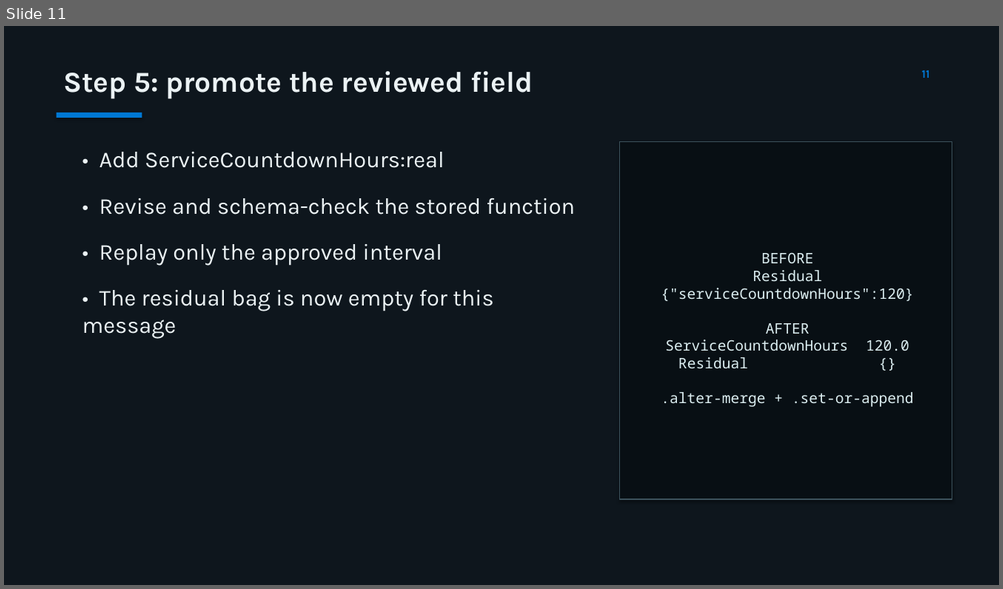
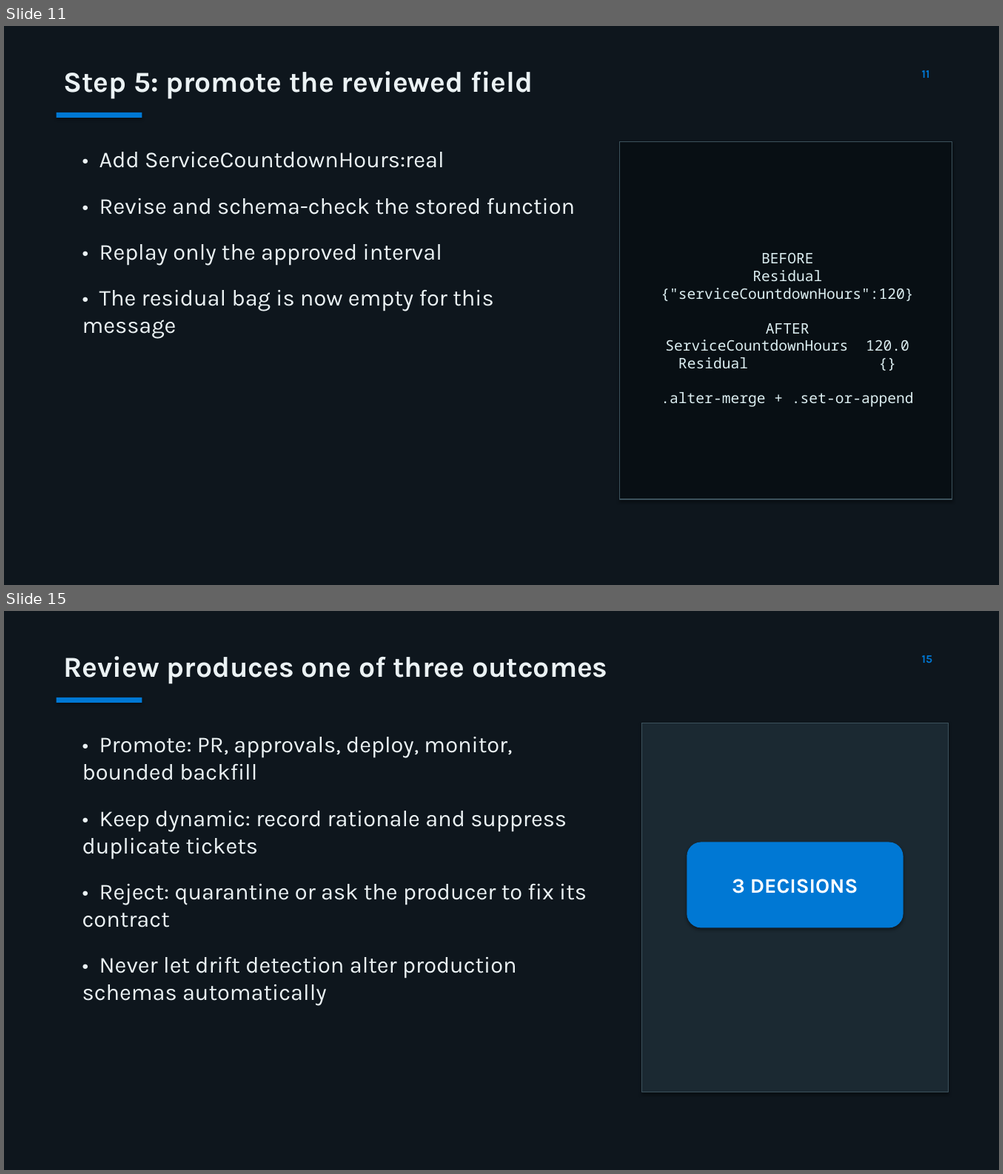
Before and after one commit to MatthieuLefebvre/eventhouse-schema-drift-reference, a slide deck: presentation/eventhouse-schema-drift-reference.pptx. Shown one above the other, each under a label of ours: slide 11 before the commit, slides 11 and 15 after it; the slides between them are not shown. The pictures are 1003x589 and 1003x1174 pixels, drawn with LibreOffice and Linux fonts; fonts in the diff are those of the drawing. Boxes give left, top, right and bottom in pixels: in the first picture for what was removed or moved away, otherwise in the second. Text is boxed around its words. In the diff, an @@ line names an element or a change of style, - is before the commit and + after.

Commit message:
Add drift alerting and operations dashboard

```diff
--- a/presentation/eventhouse-schema-drift-reference.pptx
+++ b/presentation/eventhouse-schema-drift-reference.pptx
@@ slide 15 added at [4,611,999,1170], background #0E161D @@
@@ text added at [63,656,608,684], 28 pt, text #EBF2F4, bold @@
+Review produces one of three outcomes
@@ text added at [922,655,932,663], 11 pt, text #0078D4, bold @@
+15
@@ rectangle added at [57,698,142,703], fill #0078D4 @@
@@ text added at [82,737,586,1005], 22 pt, text #EBF2F4 @@
+• Promote: PR, approvals, deploy, monitor, bounded backfill
+• Keep dynamic: record rationale and suppress duplicate tickets
+• Reject: quarantine or ask the producer to fix its contract
+• Never let drift detection alter production schemas automatically
@@ rectangle added at [642,723,948,1092], fill #1B2932, outline #3C525C 0.75 pt @@
@@ rounded rectangle added at [687,843,903,928], fill #0078D4, 20 pt, text #FFFFFF, bold @@
+3 DECISIONS
```
Also in this commit, not shown: 1 slide changed, 3 other slides added, 7 other files.
